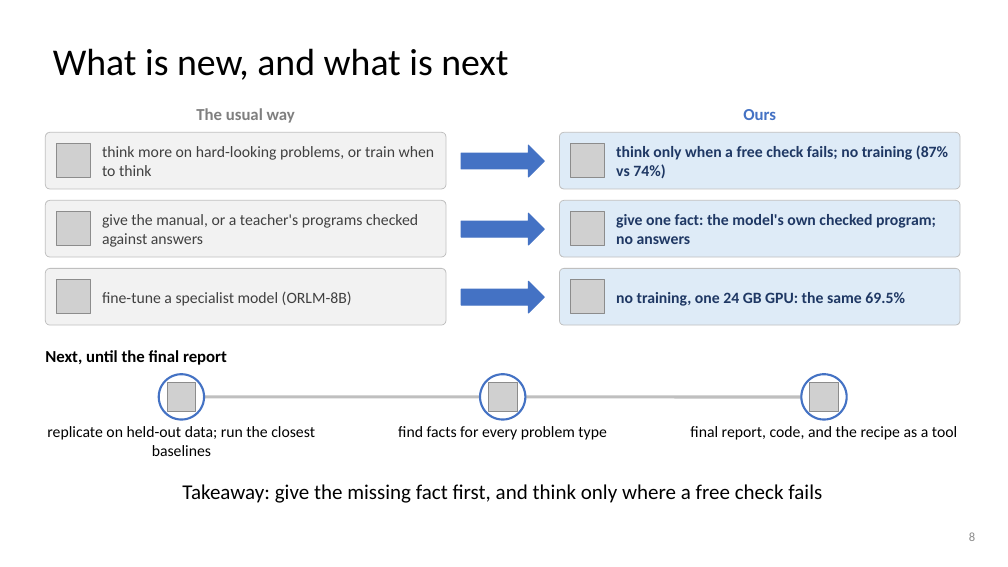
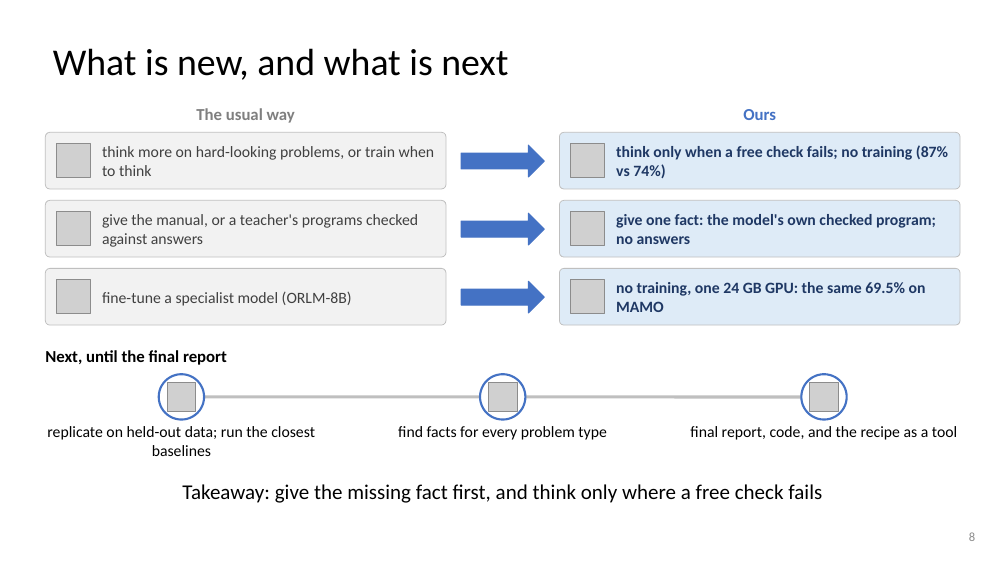
Before and after one commit to dlwns147/CSED490E_Project_Team5, a slide deck: slide 8 of PROPOSAL_slides.pptx. Drawn at 1008x567 pixels with LibreOffice and Linux fonts; fonts in the diff are those of the drawing; grey boxes stand for pictures. Boxes give left, top, right and bottom in pixels: in the first picture for what was removed or moved away, otherwise in the second. Text is boxed around its words. In the diff, an @@ line names an element or a change of style, - is before the commit and + after.

```diff
--- a/PROPOSAL_slides.pptx
+++ b/PROPOSAL_slides.pptx
@@ text at box(616, 282, 926, 312): text changed @@
-no training, one 24 GB GPU: the same 69.5%
+no training, one 24 GB GPU: the same 69.5% on MAMO
```
Also in this commit, not shown: 5 other slides changed, 3 other files.
